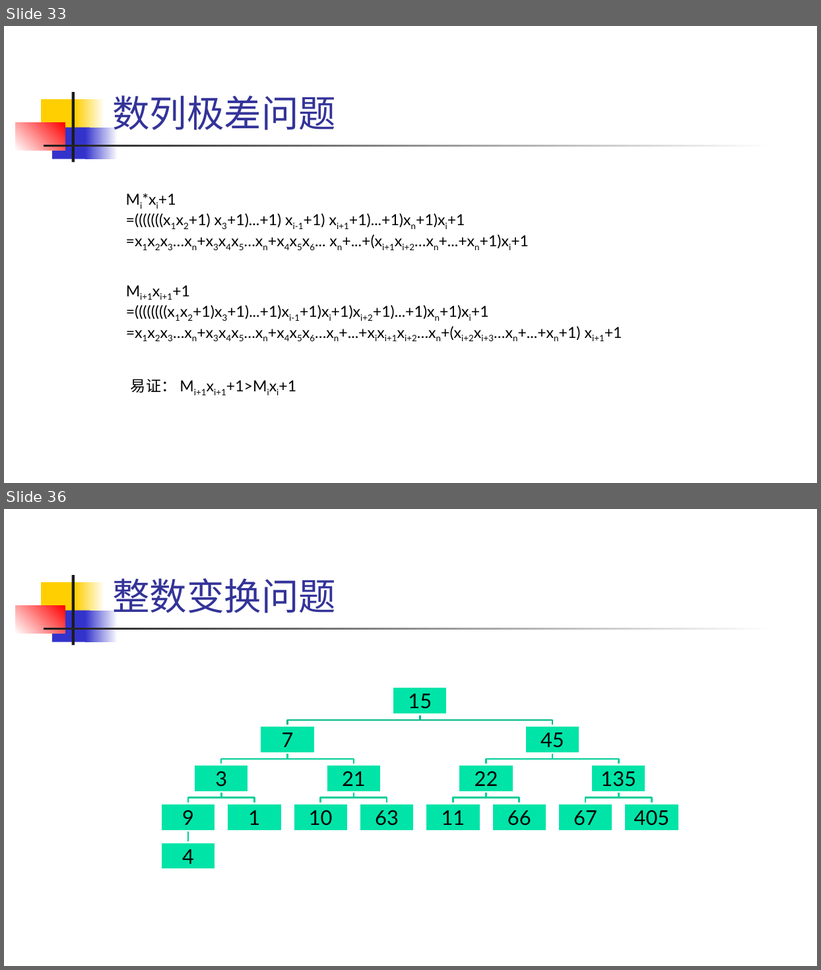
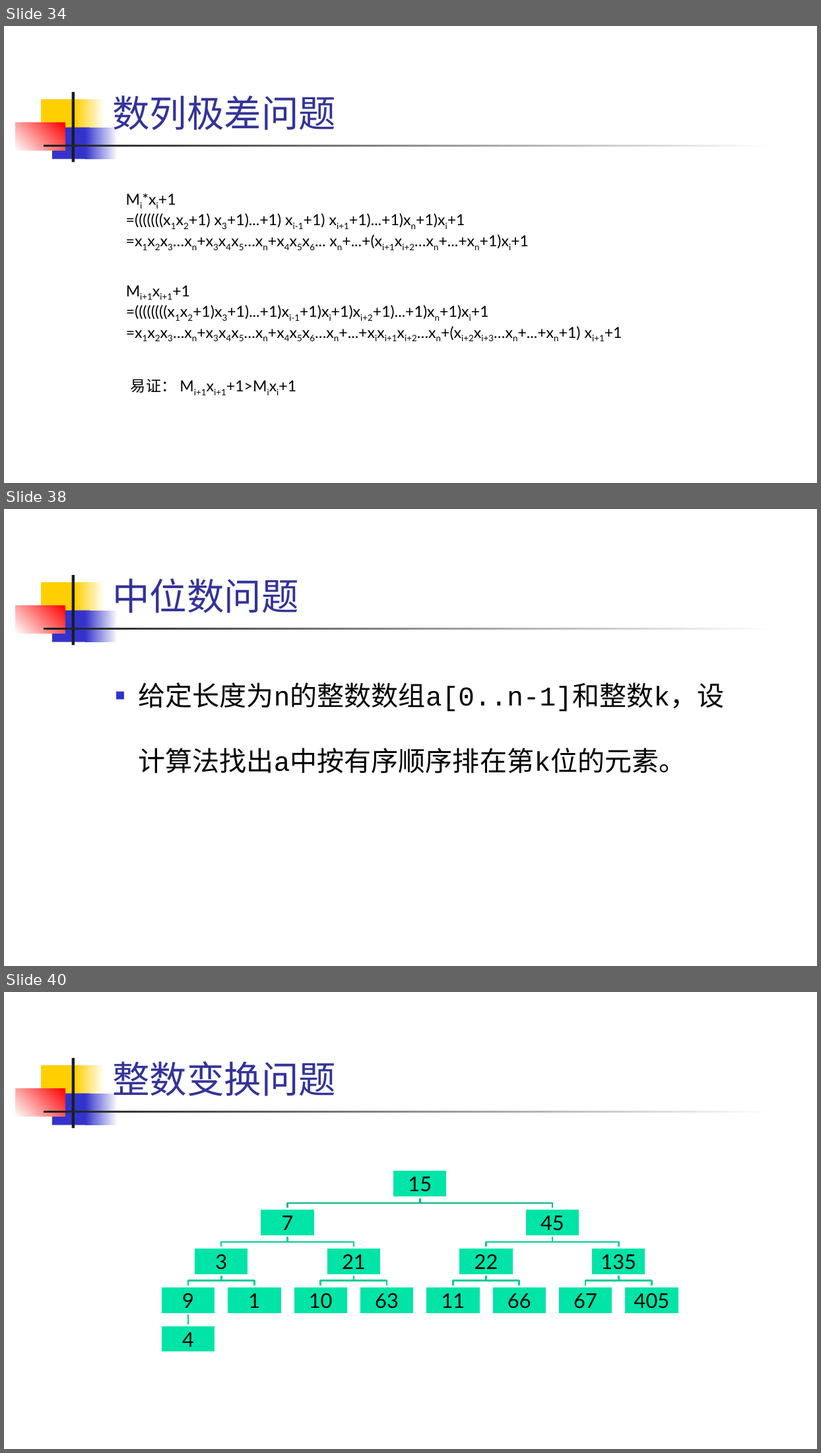
Before and after one commit to TeacherPeng/AlgorithmDesign, a slide deck: 教案/算法设计与分析.习题课.pptx. Shown one above the other, each under a label of ours: slides 33 and 36 before the commit, slides 34, 38 and 40 after it; the slides between them are not shown. The pictures are 821x970 and 821x1453 pixels, drawn with LibreOffice and Linux fonts; fonts in the diff are those of the drawing. Boxes give left, top, right and bottom in pixels: in the first picture for what was removed or moved away, otherwise in the second. Text is boxed around its words. In the diff, an @@ line names an element or a change of style, - is before the commit and + after.

```diff
--- a/教案/算法设计与分析.习题课.pptx
+++ b/教案/算法设计与分析.习题课.pptx
@@ slide 38 added at bbox=[4, 509, 817, 966], background #FFFFFF; not listed: 7 template elements that a slide beside it also shows @@
@@ title added at bbox=[112, 578, 298, 613], 44 pt, text #333399 @@
+中位数问题
@@ text added at bbox=[138, 683, 724, 774], 32 pt, text #000000 @@
+■ 给定长度为n的整数数组a[0..n-1]和整数k，设计算法找出a中按有序顺序排在第k位的元素。
@@ what was slide 33 is now slide 34 @@
@@ what was slide 36 is now slide 40 @@
```
Also in this commit, not shown: 22 slides changed, 5 other slides added, 1 slide removed.
